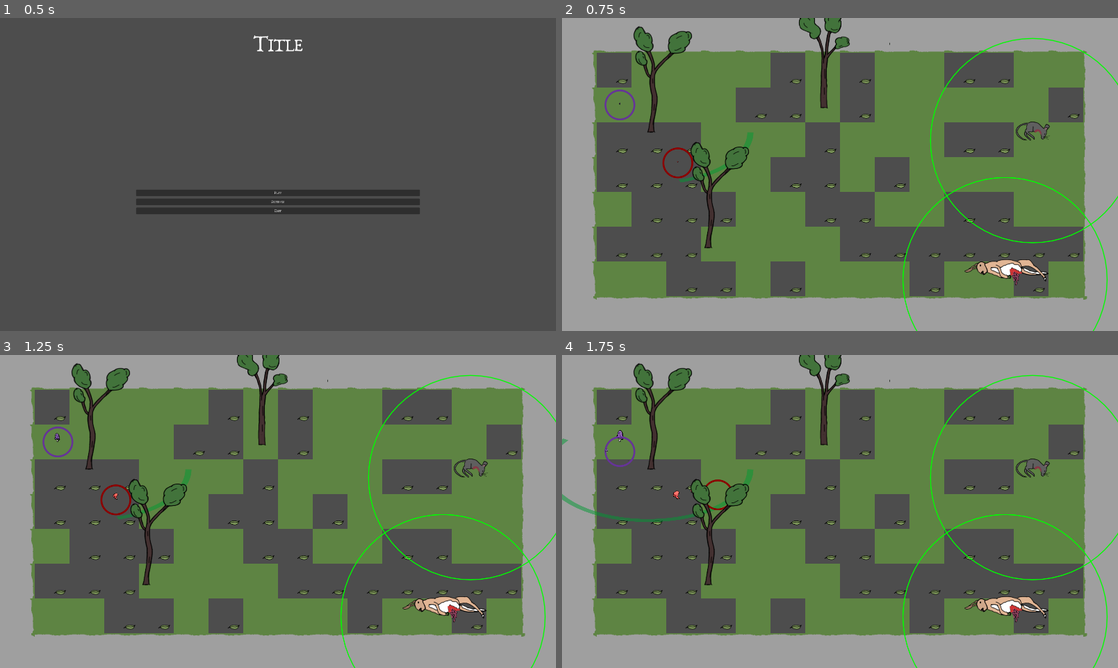
Above: before the commit, frames 1-4 (two rows, left to right).
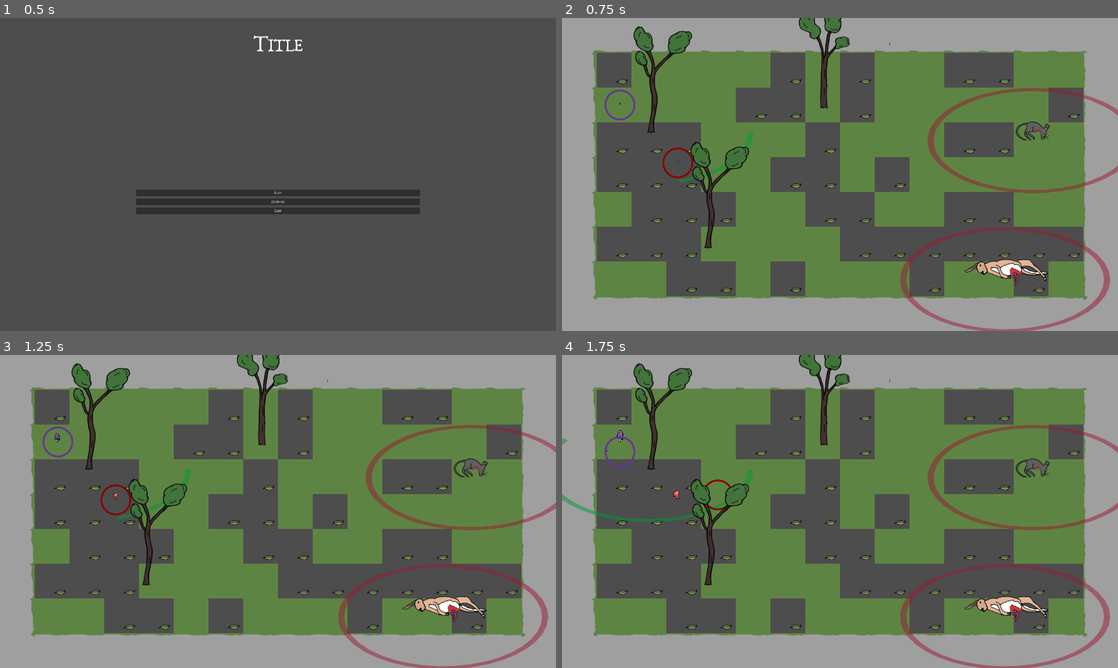
Above: after the commit, the same moments.

Repository: carcinizer/slavic-2025
Game: Godot game, scene res://scenes/main_menu.tscn
Two runs of this game, one before a commit and one after it. Both use one fixed random seed, a clock stepped at 60 frames per second and the inputs below.
Inputs:
- Up to frame 1 (0.5 s): no input
- Up to frame 2 (0.75 s): click "Play" at 0.5 s
- Up to frame 3 (1.25 s): no input
- Up to frame 4 (1.75 s): tap Enter at 1.25 s; hold Right (right1) from 1.28 s (still down); tap S (down2) at 1.35 s

Frame 1 is identical in both runs. In frame 2, 2.7% of the frame differs, in the area x 60-100%, y 6-100%; in frame 3, 2.7%; in frame 4, 2.7%.

Commit message:
add pretty corpse hp indicator. closes #25

Diff:
--- a/scenes/parent_scenes/corpse.tscn
+++ b/scenes/parent_scenes/corpse.tscn
@@ -1,7 +1,8 @@
-[gd_scene load_steps=5 format=3 uid="uid://b3lmds731gea4"]
+[gd_scene load_steps=6 format=3 uid="uid://b3lmds731gea4"]
 
 [ext_resource type="Script" uid="uid://cp2ggnox3kib" path="res://src/corpse.gd" id="1_qqko8"]
 [ext_resource type="Texture2D" uid="uid://bi37kyju0th8a" path="res://graphics/corpse03.png" id="2_qndv8"]
+[ext_resource type="Script" uid="uid://bqn55ewkh5gsd" path="res://src/draw_corpse_hp.gd" id="2_rv7b1"]
 
 [sub_resource type="CircleShape2D" id="CircleShape2D_0bdi0"]
 radius = 52.6308
@@ -18,14 +19,16 @@
 position = Vector2(0, -34)
 shape = SubResource("CircleShape2D_0bdi0")
 
+[node name="NeighborRange" type="Area2D" parent="."]
+
+[node name="CollisionShape2D" type="CollisionShape2D" parent="NeighborRange"]
+scale = Vector2(1, 0.5)
+shape = SubResource("CircleShape2D_qxrkd")
+script = ExtResource("2_rv7b1")
+
 [node name="Sprite" type="Sprite2D" parent="."]
 texture = ExtResource("2_qndv8")
 centered = false
 offset = Vector2(-140, -70.82)
 hframes = 2
 vframes = 3
-
-[node name="NeighborRange" type="Area2D" parent="."]
-
-[node name="CollisionShape2D" type="CollisionShape2D" parent="NeighborRange"]
-shape = SubResource("CircleShape2D_qxrkd")
--- a/src/corpse.gd
+++ b/src/corpse.gd
@@ -60,6 +60,4 @@
 	if Input.is_action_just_pressed("debug"):
 		check_for_connections()
 
-func _draw():
-	var rad = get_node("NeighborRange/CollisionShape2D").shape.radius
-	draw_circle(Vector2(0,0), rad, Color.GREEN, false, 2, true)
+	$NeighborRange/CollisionShape2D.queue_redraw()
--- /dev/null
+++ b/src/draw_corpse_hp.gd
@@ -0,0 +1,10 @@
+extends CollisionShape2D
+
+var arc_width = 20
+
+func _draw():
+	var rad = shape.radius
+	var color = Color(0.6, 0.1, 0.2, 0.5)
+	var hp = get_parent().get_parent().hp
+	var max_hp = get_parent().get_parent().max_hp
+	draw_arc(Vector2(0,0), rad, 0, TAU * hp / max_hp, 40, color, arc_width, true )
Not shown, added: src/draw_corpse_hp.gd.uid
